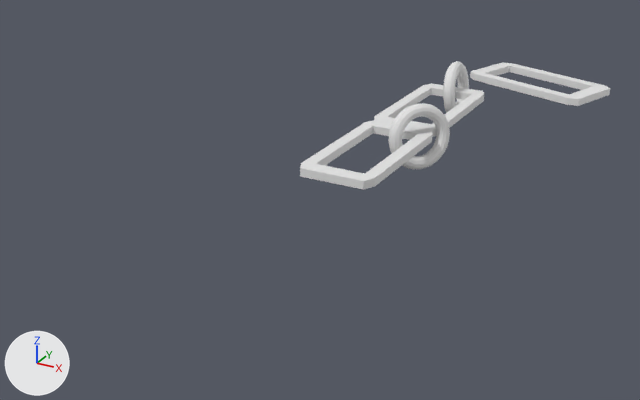
A saved change to the Blender file models/pulsera1.blend.
The view is the same before and after, from a 50 mm lens placed at (2.49, -4.06, 2.17), pointed at (-0.24, 0.91, -0.31). The axes (+X, +Y, +Z) are drawn at lower left. The lights are the same throughout.

Objects in the first picture: 'Cubo', 'Cubo.001', 'Cubo.002', 'Toroide.001', 'Toroide.002'.
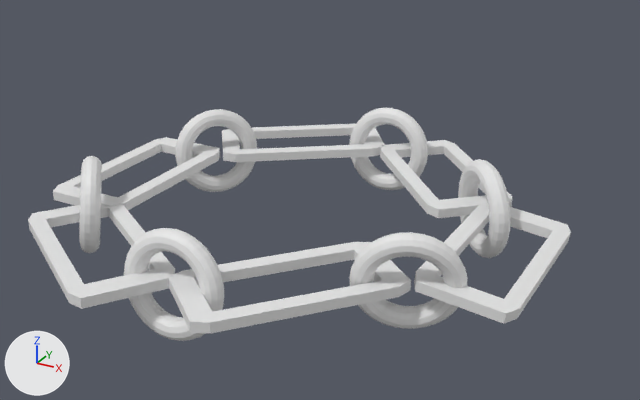
What differs and where, as boxes [x1, y1, x2, y2] in the pictures (640 x 400 px):
'Toroide.004', added
    after: [28, 156, 411, 341]
'Cubo', moved
    before: [300, 120, 432, 190]
    after: [53, 137, 220, 210]
'Cubo.003', added
    after: [414, 202, 571, 324]
'Cubo.002', moved, turned
    before: [470, 62, 610, 106]
    after: [380, 140, 512, 218]
'Cubo.001', moved, turned
    before: [374, 83, 484, 137]
    after: [222, 124, 385, 162]
'Toroide.005', added
    after: [349, 232, 468, 329]
'Toroide.001', moved, rescaled (32% wider, 25% taller)
    before: [388, 103, 450, 169]
    after: [175, 109, 257, 192]
'Toroide.002', moved, turned, rescaled
    before: [443, 61, 469, 113]
    after: [349, 108, 428, 190]
'Toroide.003', added
    after: [458, 159, 511, 258]

What the commit changed:
Material 'Material.007' (mat_material_007) is new.
Its base color is (0.8, 0.8, 0.8) (white #e7e7e7).
Material 'Material.008' (mat_material_008) is new.
Its base color is (0.8, 0.8, 0.8) (white #e7e7e7).
Mesh me_toroide_007 is new.
It is a torus around z (ring radius 1.0, tube radius 0.25) spanning x -1.25..1.25, y -1.25..1.25, z -0.25..0.25.
It uses material mat_material_007 (its picture is missing).
Mesh me_toroide_006 is new.
It is a torus around z (ring radius 1.0, tube radius 0.25) spanning x -1.25..1.25, y -1.25..1.25, z -0.25..0.25.
It uses material mat_material_007 (its picture is missing).
Mesh me_cubo_005 is new.
It has 56 vertices, 52 faces and spans x -1.0..1.0, y -1.0..1.0, z -1.0..1.0.
It uses material mat_material_007 (its picture is missing).
Mesh me_toroide_005 is new.
It has 880 vertices, 872 faces and spans x -4.45..5.31, y -1.52..1.25, z -3.65..1.54.
Faces by material slot: [15, 857].
It uses material mat_material_007 (its picture is missing).
It uses material mat_material_008 (its picture is missing).
Object 'Cubo' (ob_cubo) moves from (0.0, 1.181, 0.0) to (-1.137, 0.114, 0.0).
Object 'Toroide.001' (ob_toroide_001) moves from (0.181, 1.638, 0.0) to (-0.937, 0.682, 0.0).
Object 'Toroide.001' (ob_toroide_001) is rescaled from (0.196, 0.196, 0.196) to (0.236, 0.236, 0.236).
Object 'Cubo.001' (ob_cubo_001) moves from (0.0, 2.305, 0.0) to (-0.514, 1.129, 0.0).
Object 'Cubo.001' (ob_cubo_001) turns from (0, 0, 0) to (0, 0, -54) degrees about x, y and z.
Object 'Toroide.002' (ob_toroide_002) moves from (0.0, 2.862, 0.0) to (0.092, 1.289, 0.0).
Object 'Toroide.002' (ob_toroide_002) turns from (96, 0, -87) to (96, 0, -179) degrees about x, y and z.
Object 'Toroide.002' (ob_toroide_002) is rescaled from (0.196, 0.196, 0.196) to (0.236, 0.236, 0.236).
Object 'Cubo.002' (ob_cubo_002) moves from (0.537, 3.429, 0.0) to (0.603, 1.014, 0.0).
Object 'Cubo.002' (ob_cubo_002) turns from (0, 0, -110) to (0, 0, -138) degrees about x, y and z.
Object 'Toroide.005' (ob_toroide_005) is new; it shows me_toroide_007.
Its location is (0.991, -0.421, 0.011).
Its rotation in degrees is (79, -14, -154).
Its scale is (0.236, 0.236, 0.236).
Object 'Toroide.003' (ob_toroide_003) is new; it shows me_toroide_006.
Its location is (1.022, 0.615, 0.011).
Its rotation in degrees is (271, 4, -47).
Its scale is (0.236, 0.236, 0.236).
Object 'Cubo.003' (ob_cubo_003) is new; it shows me_cubo_005.
Its location is (1.275, 0.114, -0.011).
Its rotation in degrees is (0, -174, 0).
Its scale is (0.272, 0.563, 0.0291).
Object 'Toroide.004' (ob_toroide_004) is new; it shows me_toroide_005.
Its location is (-0.034, -0.995, 0.0).
Its rotation in degrees is (277, 0, -179).
Its scale is (0.236, 0.236, 0.236).
